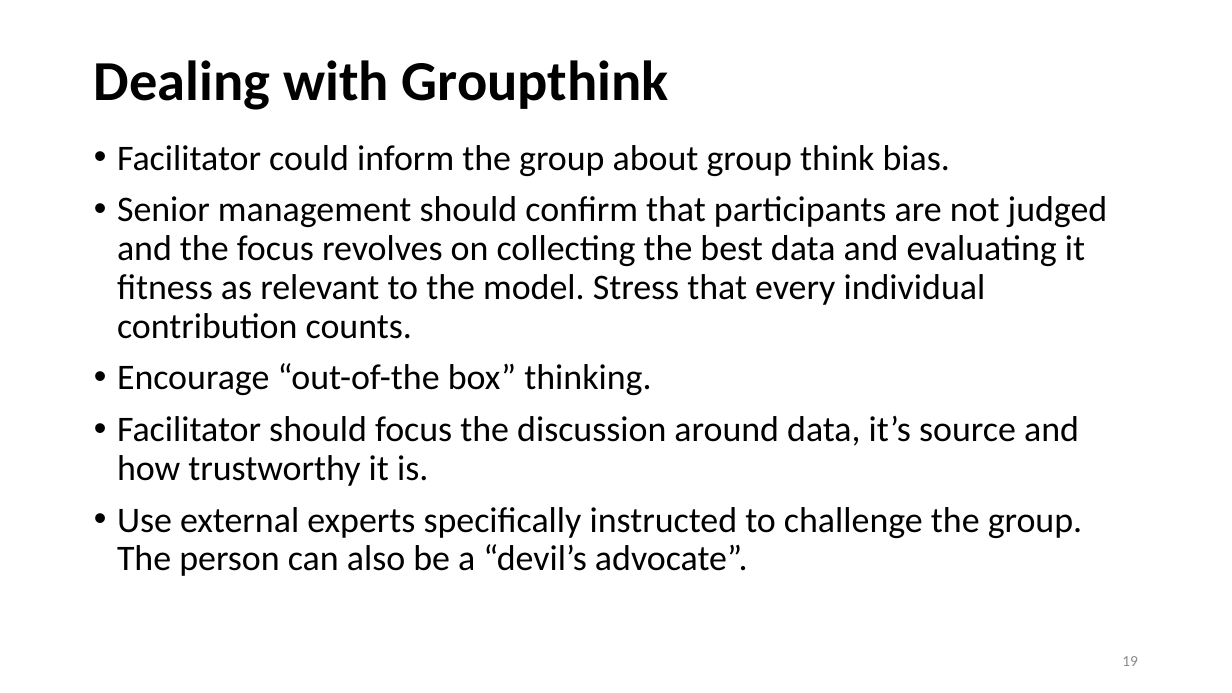
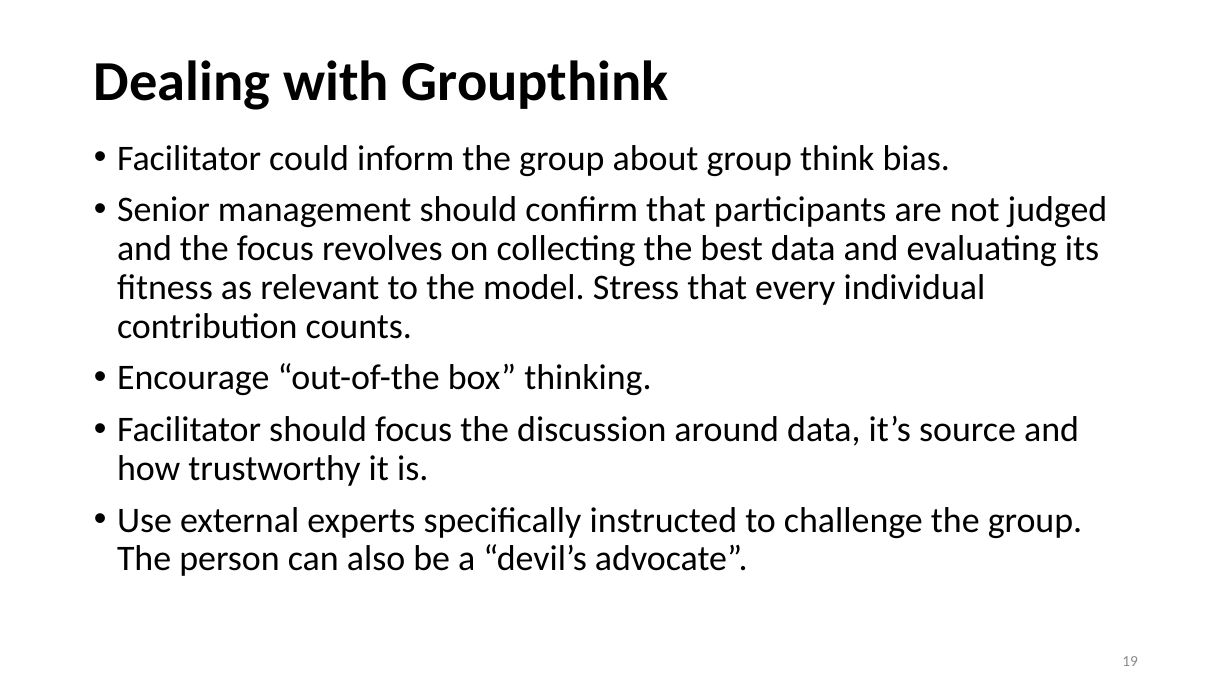
Before and after one commit to OSUso/FAIR-Open-Course, a slide deck: slide 19 of FAIR Open Course - Module 01b - Cognitive Biases.pptx. Drawn at 1232x693 pixels with LibreOffice and Linux fonts; fonts in the diff are those of the drawing. Boxes give left, top, right and bottom in pixels: in the first picture for what was removed or moved away, otherwise in the second. Text is boxed around its words. In the diff, an @@ line names an element or a change of style, - is before the commit and + after.

```diff
--- a/FAIR Open Course - Module 01b - Cognitive Biases.pptx
+++ b/FAIR Open Course - Module 01b - Cognitive Biases.pptx
@@ text at box(117, 196, 1108, 339): text changed @@
-• Senior management should confirm that participants are not judged and the focus revolves on collecting the best data and evaluating it fitness as relevant to the model. Stress that every individual contribution counts.
+• Senior management should confirm that participants are not judged and the focus revolves on collecting the best data and evaluating its fitness as relevant to the model. Stress that every individual contribution counts.
```
Also in this commit, not shown: 8 other slides changed, 2 other files.
